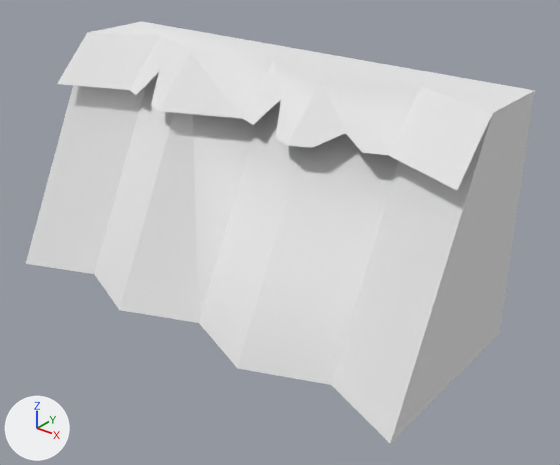
A saved change to the OBJ model DynamicLab/Assets/Nature Kit/Models/OBJ format/cliff_half_stone.obj.
Rendered twice from a 50 mm camera at (0.98, -0.808, 0.866) aimed at (0.085, 0.311, 0.172). Arrows for +X, +Y and +Z are at lower left; the lights stay in place. The first picture is the older version. Where no turn or scale is listed for an object, it has been applied to the vertices.

Names of what the first picture shows: 'cliff_half_stone'.
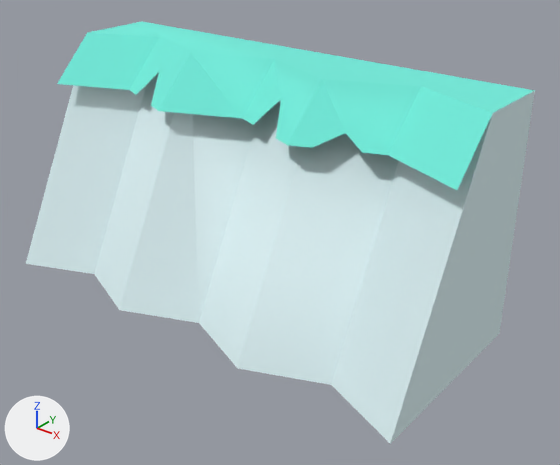
What changed in the scene script:
```text
Change mat_grass:
    mat_grass.base_color: (0.8, 0.8, 0.8) -> (0.173, 0.847, 0.722)  # white #e7e7e7 -> cyan #73eddd
```

Boxes (x1, y1, x2, y2) around the edits, measured in the pictures (560 x 465 px):
'cliff_half_stone', recoloured: (26, 22, 535, 443) in both
